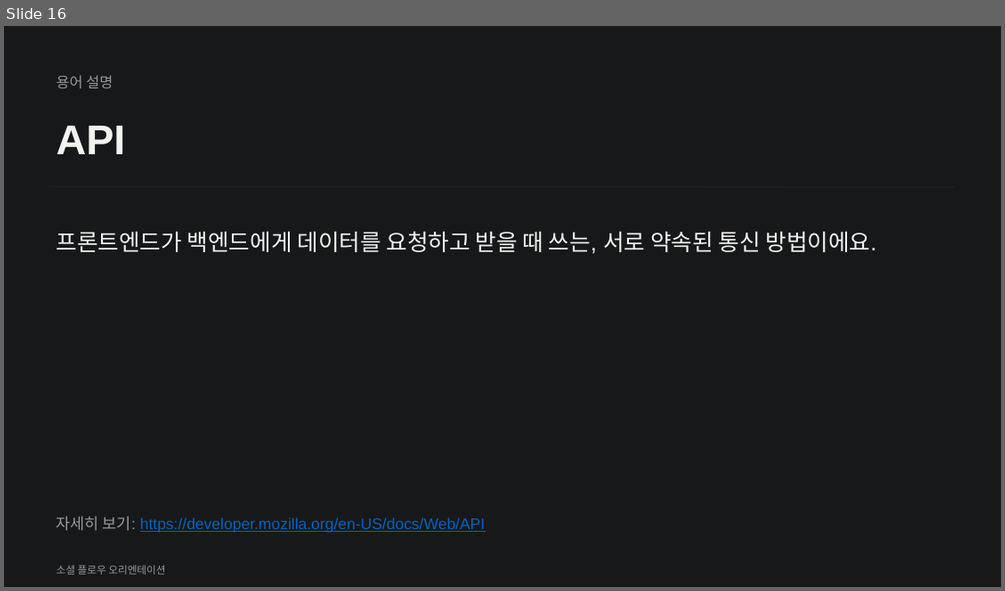
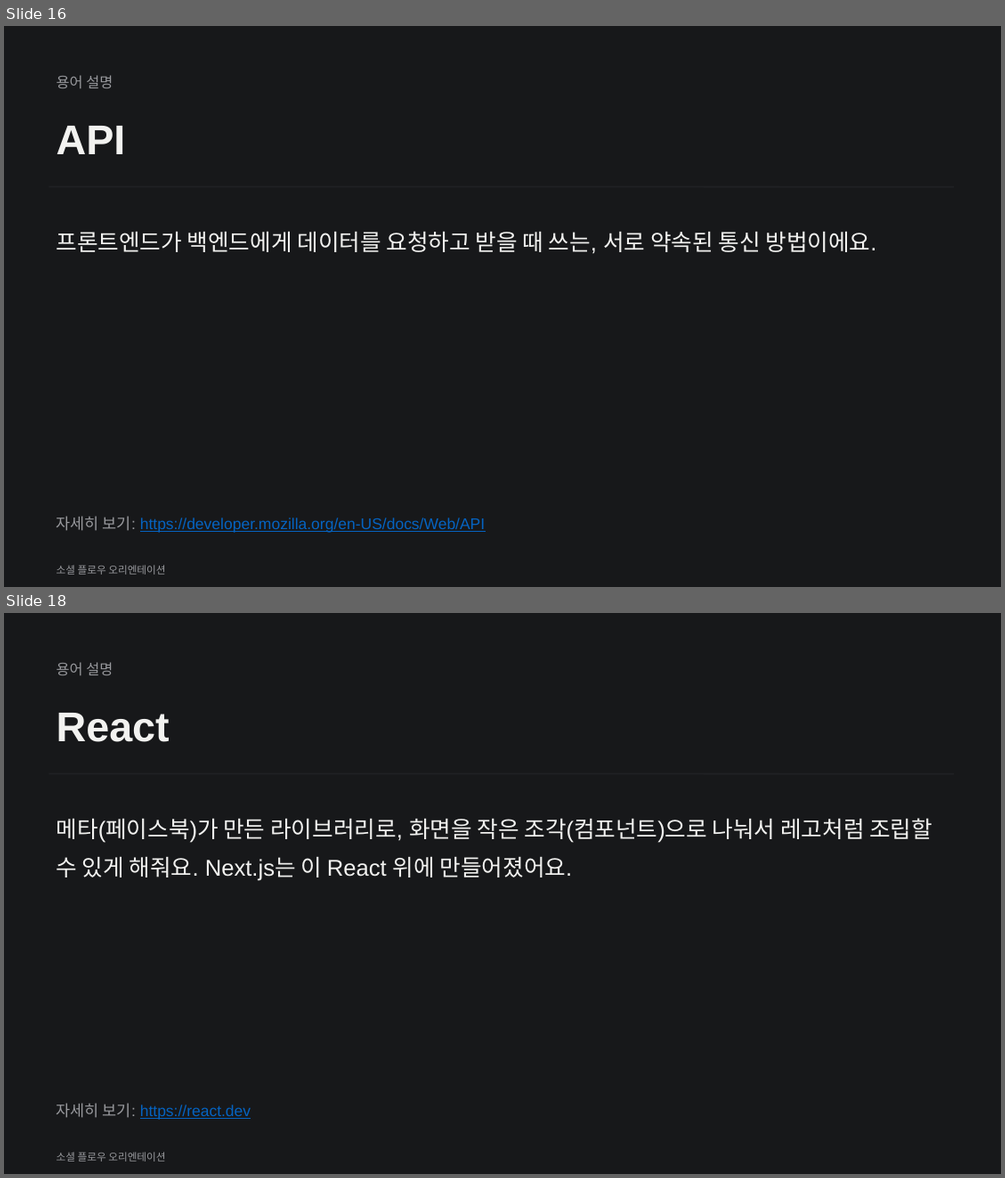
Before and after one commit to white100s/social_flow, a slide deck: docs/social-flow-orientation.pptx. Shown one above the other, each under a label of ours: slide 16 before the commit, slides 16 and 18 after it; the slides between them are not shown. The pictures are 1005x591 and 1005x1178 pixels, drawn with LibreOffice and Linux fonts; fonts in the diff are those of the drawing. Boxes give left, top, right and bottom in pixels: in the first picture for what was removed or moved away, otherwise in the second. Text is boxed around its words. In the diff, an @@ line names an element or a change of style, - is before the commit and + after.

Commit message:
Make the Next.js slide beginner-friendly, add supporting glossary terms
The web app slide assumed prior Next.js knowledge (Server Component,
Server Actions, middleware jargon with no explanation). Rewrote it in
plain language, and added 5 glossary terms it depends on: Routing,
React, Server/Client Component, Middleware/Proxy, and Port.

```diff
--- a/docs/social-flow-orientation.pptx
+++ b/docs/social-flow-orientation.pptx
@@ slide 18 added at <box>4,613,1001,1174</box>, background #17181A @@
@@ text added at <box>57,662,113,675</box>, 14 pt, text #98999D @@
+용어 설명
@@ text added at <box>57,713,170,742</box>, 40 pt, text #F2F2F0, bold @@
+React
@@ line added from (48, 774) to (954, 774), #202124 1.5 pt @@
@@ text added at <box>57,818,932,881</box>, 22 pt, text #F2F2F0 @@
+메타(페이스북)가 만든 라이브러리로, 화면을 작은 조각(컴포넌트)으로 나눠서 레고처럼 조립할 수 있게 해줘요. Next.js는 이 React 위에 만들어졌어요.
@@ text added at <box>57,1103,251,1119</box>, 15 pt, text #0563C1, underline @@
+자세히 보기: https://react.dev
@@ text added at <box>57,1151,165,1161</box>, 10 pt, text #98999D @@
+소셜 플로우 오리엔테이션
```
Also in this commit, not shown: 2 slides changed, 4 other slides added, 1 other file.
